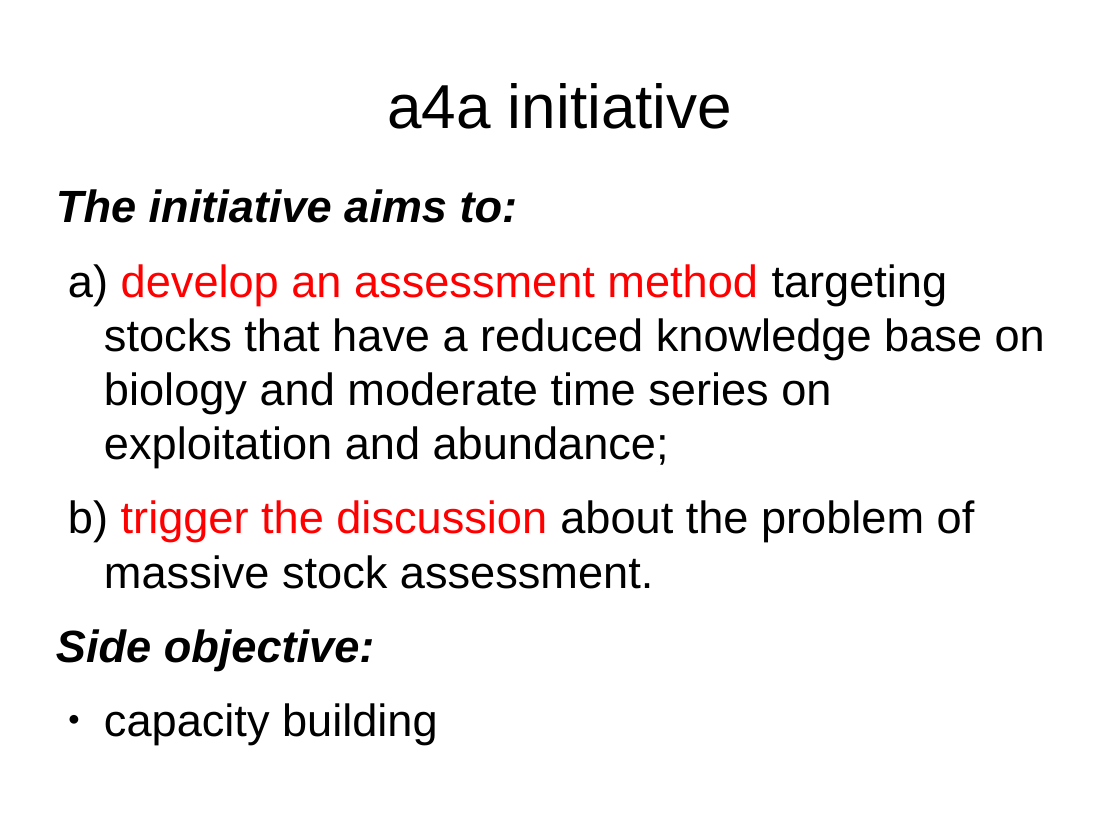
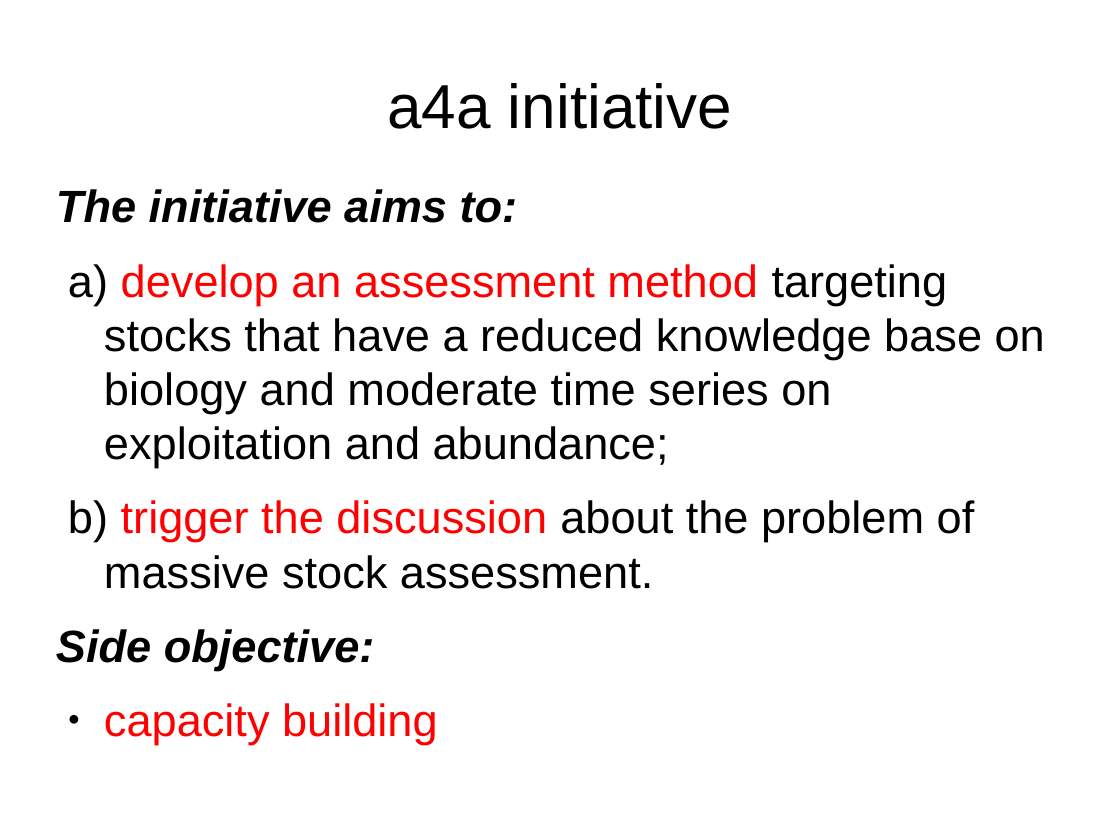
Before and after one commit to drfinlayscott/a4a, a slide deck: slide 8 of meetings/2012-MAREDCFvisit/01-dcfmare@fishreg.odp. Drawn at 1120x840 pixels with LibreOffice and Linux fonts; fonts in the diff are those of the drawing. Boxes give left, top, right and bottom in pixels: in the first picture for what was removed or moved away, otherwise in the second. Text is boxed around its words. In the diff, an @@ line names an element or a change of style, - is before the commit and + after.

```diff
--- a/meetings/2012-MAREDCFvisit/01-dcfmare@fishreg.odp
+++ b/meetings/2012-MAREDCFvisit/01-dcfmare@fishreg.odp
@@ text at (104, 703, 438, 745): text colour #000000 to #FF0000 in "capacity building" @@
```
Also in this commit, not shown: 6 other slides changed, 1 slide added, 1 other file.
